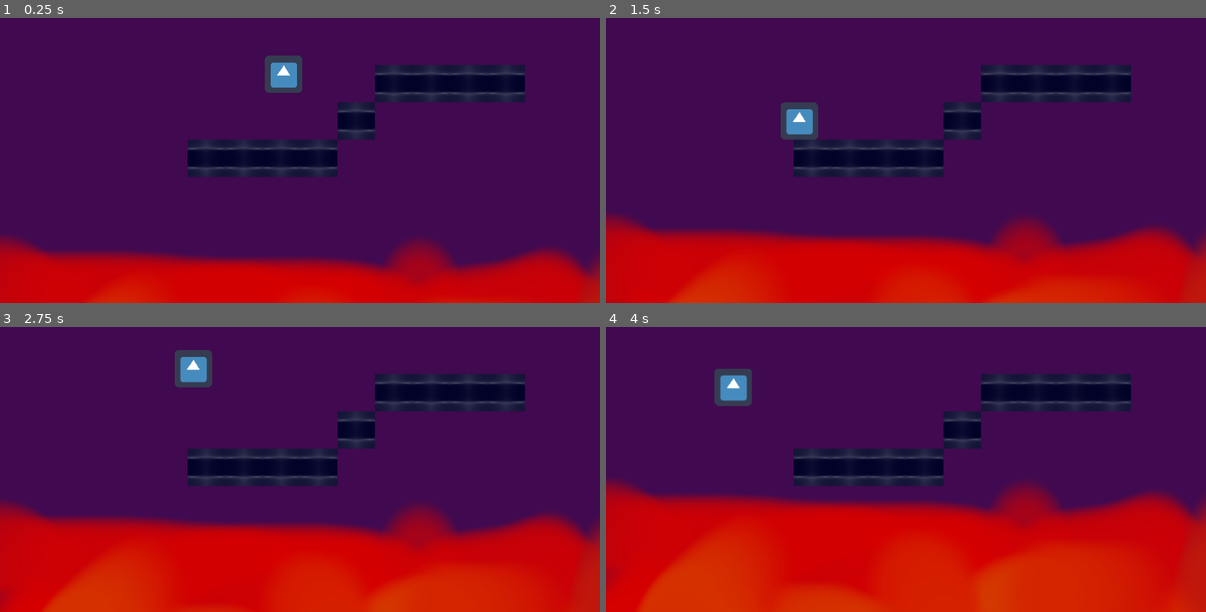
Above: before the commit, frames 1-4 (two rows, left to right).
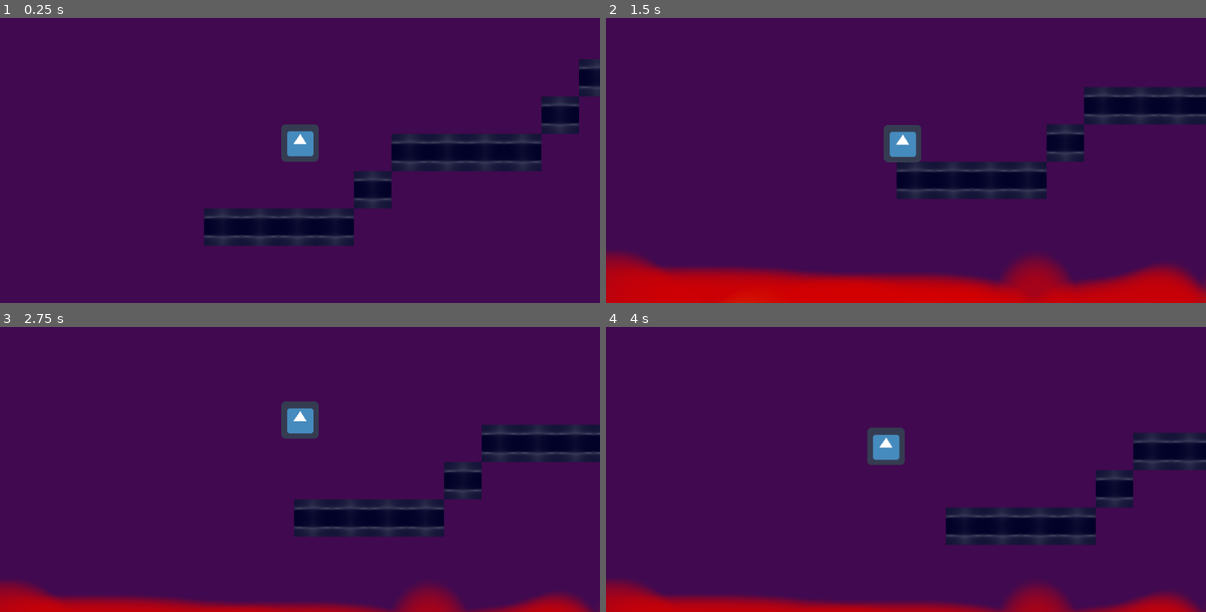
Above: after the commit, the same moments.

Repository: Schmo103/Project-Archimedes-Github-Game-Off-2022-
Game: Godot game, scene res://world.tscn
The game is run twice, just before and just after one commit, with the same random seed, the same clock (stepped at 60 frames per second) and the same inputs. The project has no main scene, so this scene is started directly. The engine's default icon, where the game draws it, is replaced by a stand-in: a white triangle on a blue panel in a dark square.
Inputs:
- Up to frame 1 (0.25 s): no input
- Up to frame 2 (1.5 s): tap Enter (ui_accept) at 0.5, 0.77, 1.07 s; hold A (ui_a) 0.53-1.28 s; tap D (ui_d) at 0.8, 1.35 s
- Up to frame 3 (2.75 s): tap Enter (ui_accept) at 1.52, 1.82, 2.3 s; tap W (ui_w) at 1.55 s; hold W (ui_w) from 2.03 s (still down)
- Up to frame 4 (4 s): release W (ui_w) at 2.78 s; tap Enter (ui_accept) at 2.85, 3.02, 3.32, 3.77 s; tap A (ui_a) at 3.05 s; hold A (ui_a) from 3.53 s (still down); tap D (ui_d) at 3.8 s

The runs differ from the first frame. In frame 1, 34% of the frame differs, in the area x 0-100%, y 13-100%; in frame 2, 34%; in frame 3, 46%; in frame 4, 51%, in the area x 0-100%, y 14-100%.

Commit message:
added camera and camera neccessary functions
-added camera2d
-made lava always appear at correct x value (ie with camera)
-made background always appear at correct positon (ie with camera)
-added lava rising max_height just below highest blocks in level

Diff:
--- a/Archimedes/lava.gd
+++ /dev/null
@@ -1,10 +0,0 @@
-extends Sprite
-var MAX_HEIGHT = 0
-var down_offset = 340
-onready var HEIGHT = position.y - down_offset
-var speed = .5
-
-func _process(_delta):
-	if HEIGHT > MAX_HEIGHT:
-		position.y -= speed
-		HEIGHT = position.y - down_offset
--- a/Archimedes/menu.gd
+++ /dev/null
@@ -1,5 +0,0 @@
-extends Node2D
-
-
-func _on_Button_pressed():
-	pass
--- a/Archimedes/menu.tscn
+++ b/Archimedes/menu.tscn
@@ -1,6 +1,6 @@
 [gd_scene load_steps=2 format=2]
 
-[ext_resource path="res://menu.gd" type="Script" id=1]
+[ext_resource path="res://menu/menu.gd" type="Script" id=1]
 
 [node name="menu" type="Node2D"]
 script = ExtResource( 1 )
--- /dev/null
+++ b/Archimedes/menu/menu.gd
@@ -0,0 +1,5 @@
+extends Node2D
+
+#script for menu
+func _on_Button_pressed():
+	pass #insert code for menu button here
--- a/Archimedes/player.gd
+++ /dev/null
@@ -1,38 +0,0 @@
-extends KinematicBody2D
-var speed = 250
-var velocity = Vector2(0, 0)
-var jump = false
-var grav = 20
-var jump_speed = 500
-
-onready var world = get_parent()
-
-func _ready():
-	pass
-
-func die():
-	print("You have died")
-	get_tree().paused = true
-	world.get_node("death_note").visible = true
-
-func _physics_process(_delta):
-	velocity.x = 0 #velocity left/right resets
-	jump = false
-	if Input.is_action_pressed("ui_a"):
-		velocity.x -= speed
-	if Input.is_action_pressed("ui_d"):
-		velocity.x += speed
-	if Input.is_action_pressed("ui_accept") or Input.is_action_pressed("ui_w"):
-		jump = true
-	if is_on_floor():
-		if velocity.y > 1:
-			velocity.y = 0
-		if jump:
-			velocity.y -= jump_speed
-	else:
-		velocity.y += grav
-	move_and_slide(velocity, Vector2(0, -1))
-
-	#check if still alive
-	if position.y >= world.get_node("Lava").HEIGHT:
-			die()
--- a/Archimedes/world.tscn
+++ b/Archimedes/world.tscn
@@ -1,40 +1,42 @@
-[gd_scene load_steps=7 format=2]
+[gd_scene load_steps=8 format=2]
 
 [ext_resource path="res://art/lava.png" type="Texture" id=1]
-[ext_resource path="res://lava.gd" type="Script" id=2]
+[ext_resource path="res://world/lava.gd" type="Script" id=2]
 [ext_resource path="res://art/icon.png" type="Texture" id=3]
 [ext_resource path="res://tilesets/tile_set.tres" type="TileSet" id=4]
-[ext_resource path="res://player.gd" type="Script" id=5]
+[ext_resource path="res://world/player.gd" type="Script" id=5]
+[ext_resource path="res://world/world.gd" type="Script" id=6]
 
 [sub_resource type="RectangleShape2D" id=1]
-extents = Vector2( 32, 32 )
+extents = Vector2( 31, 31 )
 
 [node name="World" type="Node2D"]
+script = ExtResource( 6 )
 
-[node name="ColorRect" type="ColorRect" parent="."]
-margin_left = -209.0
-margin_top = -253.0
-margin_right = 1252.0
-margin_bottom = 904.0
+[node name="background" type="ColorRect" parent="."]
+margin_left = -57.0
+margin_top = -163.0
+margin_right = 1057.0
+margin_bottom = 647.0
 color = Color( 0.258824, 0.0392157, 0.313726, 1 )
 
 [node name="terrain" type="TileMap" parent="."]
 tile_set = ExtResource( 4 )
 format = 1
-tile_data = PoolIntArray( 196618, 0, 0, 196619, 0, 0, 196620, 0, 0 …(86 unchanged characters)…
+tile_data = PoolIntArray( -851965, 0, 0, -851964, 0, 0, -851963, 0, 0, -786426, 0, 0, -720888, 0, 0, -655350, 0, 0, -655346, 0, 0, -655339, 0, 0, -589813, 0, 0, -589812, 0, 0, -589811, 0, 0, -589809, 0, 0, -589808, 0, 0, -589807, 0, 0, -589806, 0, 0, -589802, 0, 0, -524269, 0, 0, -524268, 0, 0, -524264, 0, 0, -458729, 0, 0, -393195, 0, 0, -327658, 0, 0, -262120, 0, 0, -196585, 0, 0, -131053, 0, 0, -131052, 0, 0, -131051, 0, 0, -131050, 0, 0, -65518, 0, 0, 17, 0, 0, 65551, 0, 0, 131086, 0, 0, 196618, 0, 0, 196619, 0, 0, 196620, 0, 0 …(86 unchanged characters)…
 
 [node name="player" type="KinematicBody2D" parent="."]
 position = Vector2( 484, 168 )
 script = ExtResource( 5 )
-__meta__ = {
-"_edit_group_": true
-}
 
 [node name="Sprite" type="Sprite" parent="player"]
 texture = ExtResource( 3 )
 
 [node name="CollisionShape2D" type="CollisionShape2D" parent="player"]
 shape = SubResource( 1 )
+
+[node name="Camera2D" type="Camera2D" parent="player"]
+smoothing_enabled = true
 
 [node name="Lava" type="Sprite" parent="."]
 position = Vector2( 496, 861 )
--- /dev/null
+++ b/Archimedes/world/lava.gd
@@ -0,0 +1,14 @@
+extends Sprite
+var MAX_HEIGHT = -764 #set max_height
+var down_offset = 340 #set initial offset
+#accounts for position of image being in center of image
+onready var HEIGHT = position.y - down_offset #set initial HEIGHT
+var speed = .2
+
+func _physics_process(_delta):
+	position.x = get_parent().get_node("player/Camera2D").get_camera_screen_center().x
+	#move lava image so it is always at the correct x position relative
+	#to camera
+	if HEIGHT > MAX_HEIGHT: #only move  lava highter if lava
+		position.y -= speed  # height has not yet exceeded max_height
+		HEIGHT = position.y - down_offset #update HEIGT variable
--- /dev/null
+++ b/Archimedes/world/player.gd
@@ -0,0 +1,40 @@
+extends KinematicBody2D
+var speed = 250 #set movement speed
+var velocity = Vector2(0, 0) #set initial velocity
+var jump = false #variable to record if jump button was pressed
+var grav = 20 #set gravity speed
+var jump_speed = 500 #set jump speed
+
+onready var world = get_parent()
+
+func _ready():
+	$Camera2D.current = true #make camera "the camera"
+
+func die(): #function cleanup after death and display alert
+	print("You have died")
+	get_tree().paused = true
+	world.get_node("death_note").visible = true
+
+func _physics_process(_delta):
+	velocity.x = 0 #velocity left/right resets
+	jump = false
+	if Input.is_action_pressed("ui_a"): #for moving left
+		velocity.x -= speed
+	if Input.is_action_pressed("ui_d"): #for moving right
+		velocity.x += speed
+	if Input.is_action_pressed("ui_accept") or Input.is_action_pressed("ui_w"):
+		#for jumping
+		jump = true
+	if is_on_floor():
+		if velocity.y > 1:
+			velocity.y = 0 #if on floor, gravity doesnt continue increasing
+		if jump:
+			velocity.y -= jump_speed #jumps player velocity
+	else:
+		velocity.y += grav #adds gravity
+	move_and_slide(velocity, Vector2(0, -1)) #moves player
+
+	#check if still alive
+	if position.y >= get_parent().get_node("Lava").HEIGHT:
+		#checks if player has fallen below lava
+		die()
--- /dev/null
+++ b/Archimedes/world/world.gd
@@ -0,0 +1,13 @@
+extends Node2D
+onready var bkgd = $background
+onready var b_offset = Vector2(557, 405)
+onready var note = $death_note
+var n_offest = Vector2(-174, -104)
+
+func _ready():
+	pass
+
+func _process(_delta):
+	bkgd.set_position(get_node("player/Camera2D").get_camera_screen_center() - b_offset)
+	note.set_position(get_node("player/Camera2D").get_camera_screen_center() + n_offest)
+	#moves background and label to correct positions relative to camera
